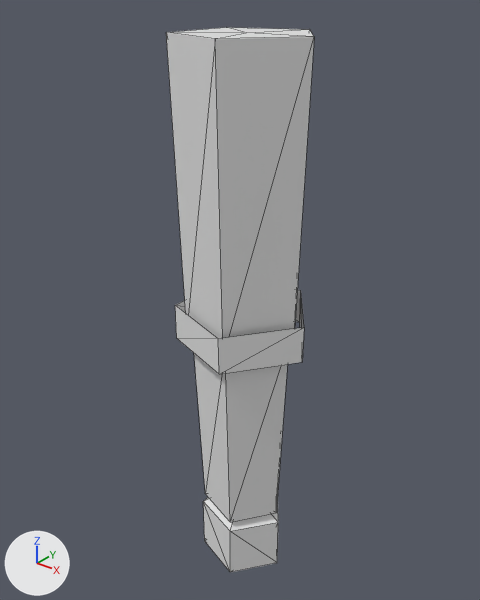
The OBJ model assets/models/citizens_low/arm_r.obj: old version first, new version second.
One viewpoint serves both versions: a 50 mm camera at (0.34, -0.433, 0.038) aimed at (-0.014, 0.01, -0.236). Arrows for +X, +Y and +Z are at lower left; the lights stay in place. The first picture is the older version. Mesh edges are drawn as thin lines. Where no turn or scale is listed for an object, it has been applied to the vertices. Vertices at exactly the same position are counted once.

Objects in the first picture: 'arm_r'.
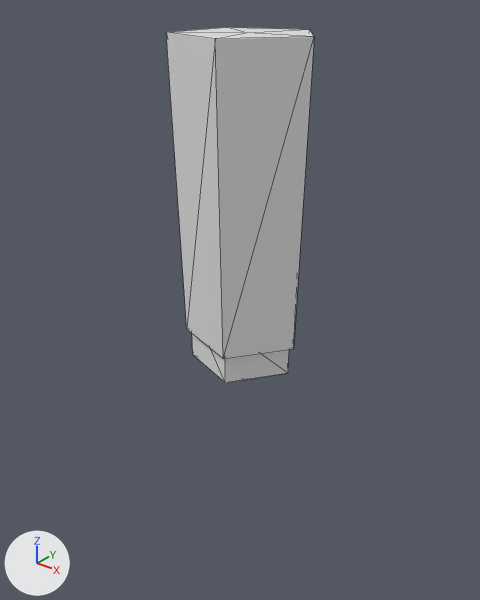
What changed in the scene script:
```text
Change me_arm_r:
    used by ob_arm_r; location = (0.0, 0.0, 0.0)
    remove me_arm_r.from_pydata(...)  # 46 vertices, 70 faces; spans x -0.053..0.065, y -0.062..0.062, z -0.558..0.0
    add me_arm_r.from_pydata(...)  # 24 vertices, 40 faces; spans x -0.05..0.062, y -0.059..0.059, z -0.315..0.0
    me_arm_r part 1: the loose piece of 12 vertices spanning x -0.036..0.045, y -0.041..0.041, z -0.558..-0.442 is deleted
    me_arm_r part 2
    19 vertices are removed from x -0.053..0.065, y -0.062..0.062, z -0.46..-0.235
    30 faces are deleted
    3 vertices move from x 0.02..0.065, y -0.062..0.062, z -0.27 to x -0.041..0.0, y -0.03..0.0, z -0.315..-0.233
    9 vertices are added at x -0.041..0.05, y -0.048..0.048, z -0.287..-0.205
    20 new faces join them
```

What differs and where, as boxes (x1, y1, x2, y2) in the pictures (480 x 600 px; the box of a moved part takes in the faces that stretch with it):
'arm_r', reshaped (35% shorter)
    before: (166, 27, 314, 572)
    after: (166, 27, 314, 383)
part 1 of me_arm_r, deleted
    before: (203, 497, 278, 572)
part 2 of me_arm_r, moved or reshaped
    before: (175, 290, 304, 522)
    after: (192, 334, 289, 383)
